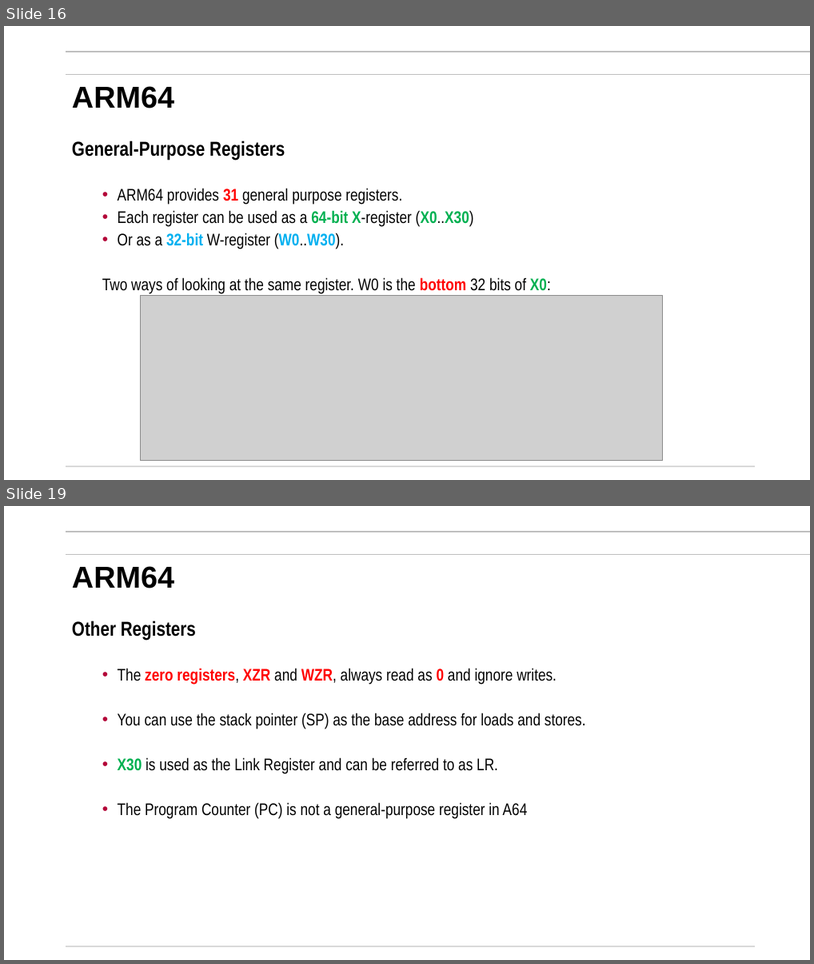
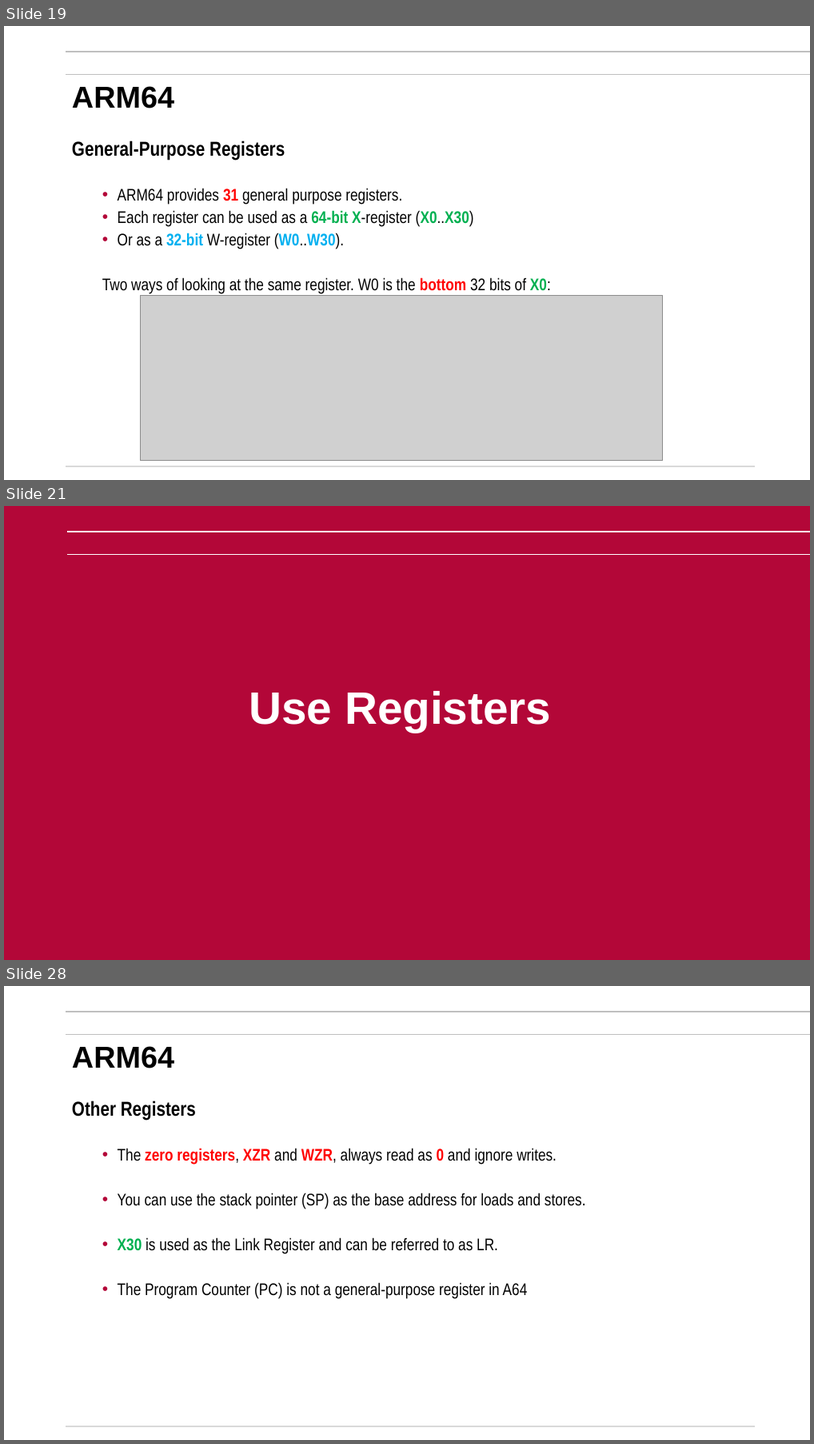
Before and after one commit to mikegrace2/CSEN20-Fall2026-Course-Website, a slide deck: Week10_64bitArmAndFinalPrep/ARM64Bit_V4.pptx. Shown one above the other, each under a label of ours: slides 16 and 19 before the commit, slides 19, 21 and 28 after it; the slides between them are not shown. The pictures are 814x964 and 814x1444 pixels, drawn with LibreOffice and Linux fonts; fonts in the diff are those of the drawing; grey boxes stand for pictures; background and template pictures are left out. Boxes give left, top, right and bottom in pixels: in the first picture for what was removed or moved away, otherwise in the second. Text is boxed around its words. In the diff, an @@ line names an element or a change of style, - is before the commit and + after.

```diff
--- a/Week10_64bitArmAndFinalPrep/ARM64Bit_V4.pptx
+++ b/Week10_64bitArmAndFinalPrep/ARM64Bit_V4.pptx
@@ slide 21 added at [4,506,810,960], background #B30738 @@
@@ line added from (67, 532) to (810, 532), #FFFFFF 1.5 pt @@
@@ line added from (67, 554) to (810, 554), #FFFFFF 1.5 pt @@
@@ title added at [250,691,551,732], 54 pt, text #FFFFFF, bold @@
+Use Registers
@@ what was slide 16 is now slide 19 @@
@@ what was slide 19 is now slide 28 @@
```
Also in this commit, not shown: 10 slides changed, 11 other slides added, 1 slide removed.
